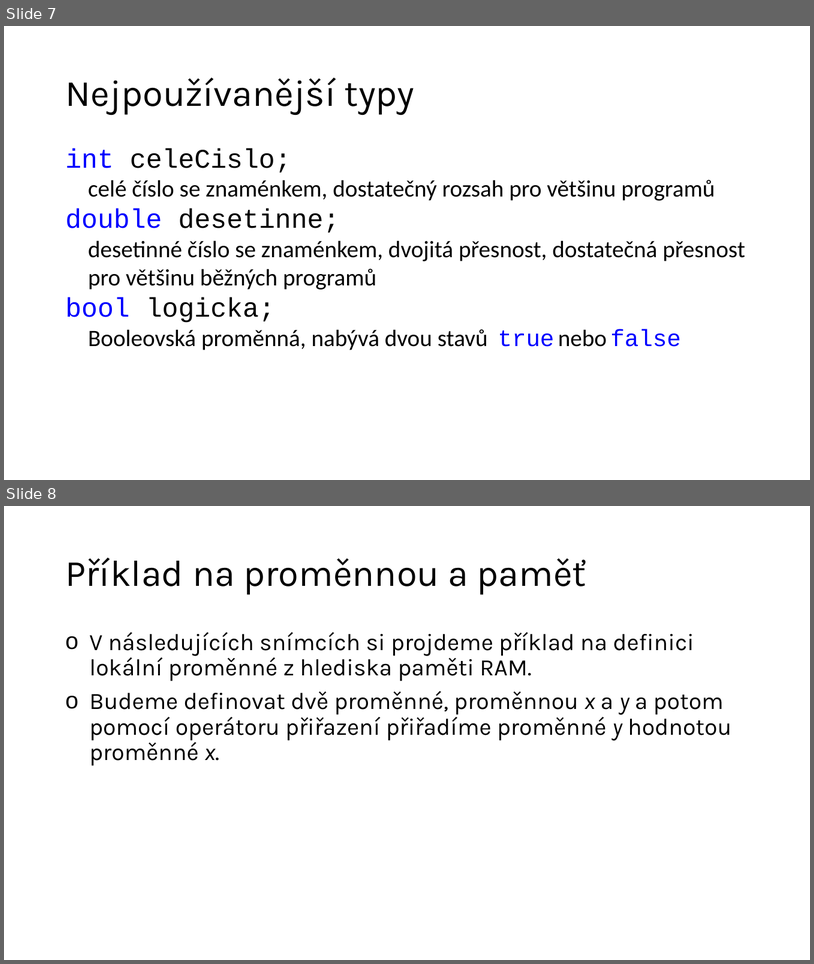
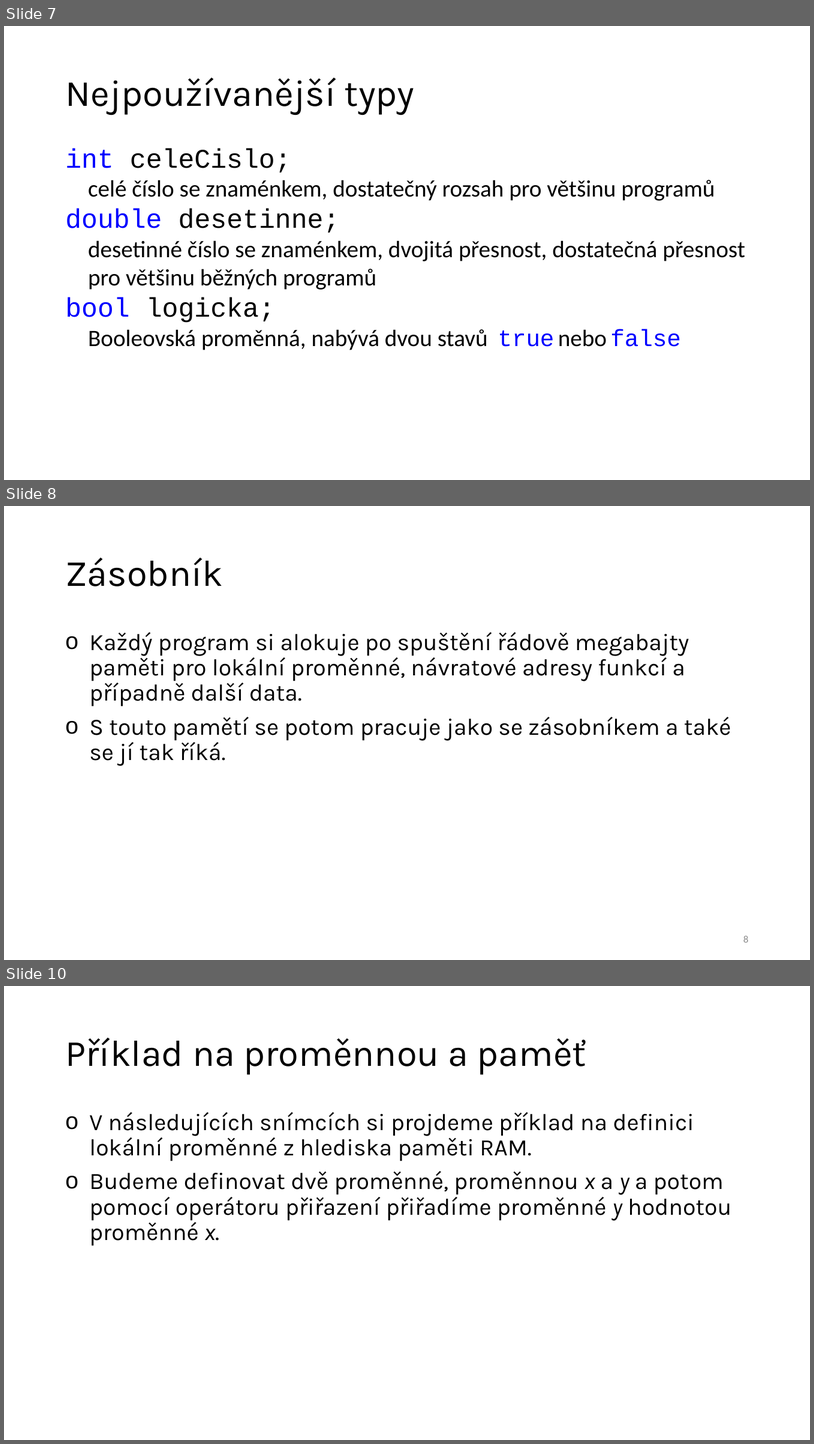
Before and after one commit to ekral/FAI, a slide deck: PA/presentations/ZAP_11_zasobnik_halda_reference.pptx. Shown one above the other, each under a label of ours: slides 7 and 8 before the commit, slides 7, 8 and 10 after it; the slides between them are not shown. The pictures are 814x964 and 814x1444 pixels, drawn with LibreOffice and Linux fonts; fonts in the diff are those of the drawing. Boxes give left, top, right and bottom in pixels: in the first picture for what was removed or moved away, otherwise in the second. Text is boxed around its words. In the diff, an @@ line names an element or a change of style, - is before the commit and + after.

```diff
--- a/PA/presentations/ZAP_11_zasobnik_halda_reference.pptx
+++ b/PA/presentations/ZAP_11_zasobnik_halda_reference.pptx
@@ slide 8 added at <box>4,506,810,960</box>, background #FFFFFF @@
@@ title added at <box>65,558,223,586</box>, 44 pt, text #000000 @@
+Zásobník
@@ text added at <box>89,632,731,766</box>, 28 pt, text #000000 @@
+o Každý program si alokuje po spuštění řádově megabajty paměti pro lokální proměnné, návratové adresy funkcí a případně další data.
+o S touto pamětí se potom pracuje jako se zásobníkem a také se jí tak říká.
@@ page number added at <box>744,935,749,942</box>, 12 pt, text #8C8C8C @@
+8
@@ what was slide 8 is now slide 10 @@
```
Also in this commit, not shown: 1 other slide added, 1 other file.
